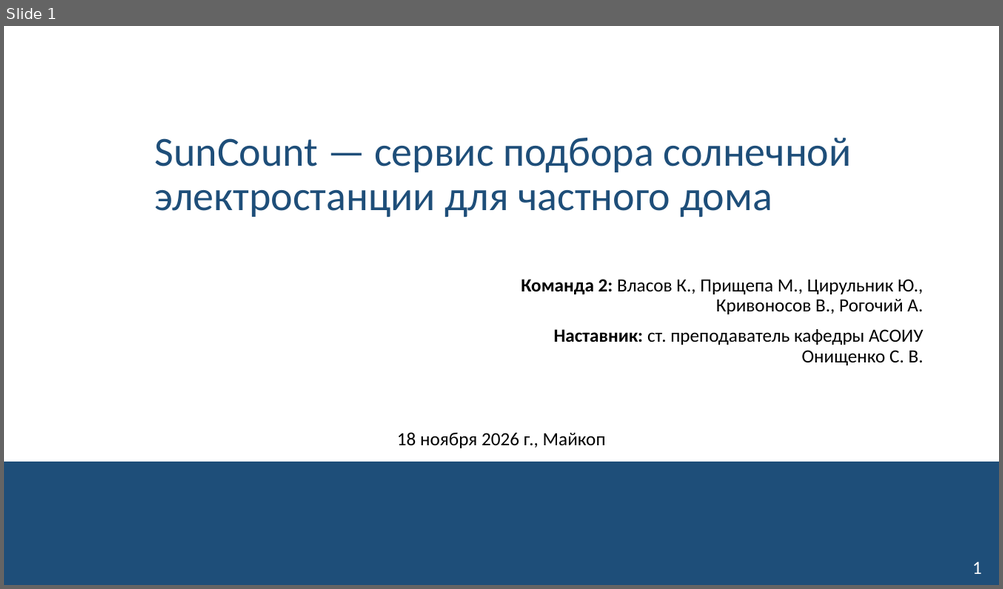
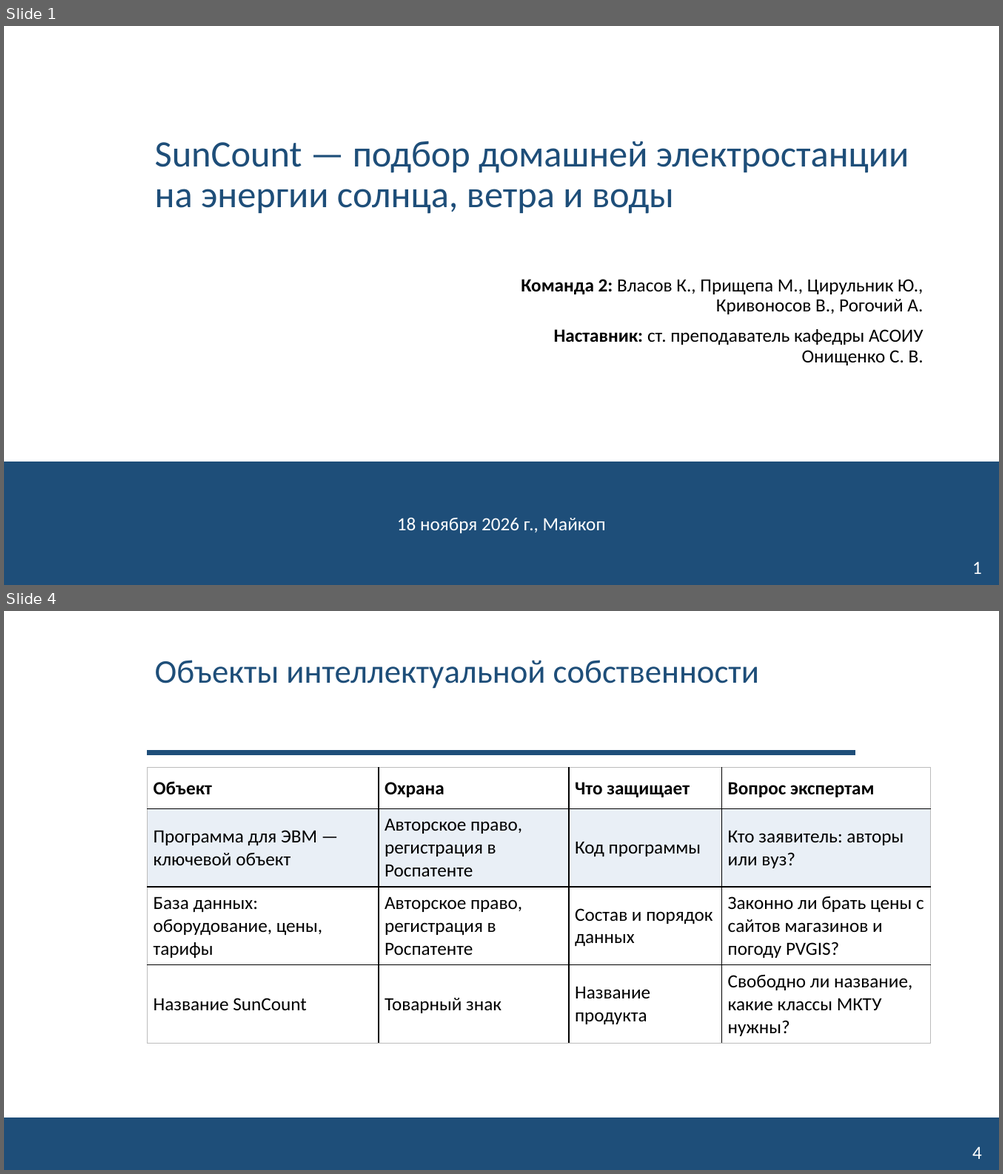
Before and after one commit to NeK0ban/SunCount, a slide deck: reports/ip_truba/SunCount_IS_truba.pptx. Shown one above the other, each under a label of ours: slide 1 before the commit, slides 1 and 4 after it; the slides between them are not shown. The pictures are 1003x589 and 1003x1174 pixels, drawn with LibreOffice and Linux fonts; fonts in the diff are those of the drawing; background and template pictures are left out. Boxes give left, top, right and bottom in pixels: in the first picture for what was removed or moved away, otherwise in the second. Text is boxed around its words. In the diff, an @@ line names an element or a change of style, - is before the commit and + after.

```diff
--- a/reports/ip_truba/SunCount_IS_truba.pptx
+++ b/reports/ip_truba/SunCount_IS_truba.pptx
@@ slide 4 added at [4, 611, 999, 1170], background #FFFFFF @@
@@ title added at [155, 660, 759, 689], 32 pt, text #1E4E79 @@
+Объекты интеллектуальной собственности
@@ line added from (148, 753) to (854, 753), #1E4E79 4.5 pt @@
@@ table added at [148, 768, 930, 1044], 4 rows, 4 columns @@
+Объект | Охрана | Что защищает | Вопрос экспертам
+Программа для ЭВМ — ключевой объект | Авторское право, регистрация в Роспатенте | Код программы | Кто заявитель: авторы или вуз?
+База данных: оборудование, цены, тарифы | Авторское право, регистрация в Роспатенте | Состав и порядок данных | Законно ли брать цены с сайтов магазинов и погоду PVGIS?
+Название SunCount | Товарный знак | Название продукта | Свободно ли название, какие классы МКТУ нужны?
@@ rectangle added at [4, 1119, 999, 1170], fill #1E4E79, outline #1E4E79 1 pt @@
@@ page number added at [972, 1147, 982, 1159], 18 pt, text #FFFFFF @@
+4
@@ slide 1 changed as well @@
@@ title at [155, 141, 909, 214]: text changed; size 40 to 36 pt @@
-SunCount — сервис подбора солнечной электростанции для частного дома
+SunCount — подбор домашней электростанции на энергии солнца, ветра и воды
@@ text "18 ноября 2026 г., Майкоп": place and size @@
-text "18 ноября 2026 г., Майкоп" at [397, 432, 606, 449]
+text "18 ноября 2026 г., Майкоп" at [397, 517, 606, 534]
@@ text "18 ноября 2026 г., Майкоп" at [397, 517, 606, 534]: text colour #000000 to #FFFFFF @@
```
Also in this commit, not shown: 2 other slides changed, 1 slide removed, 5 other files.
